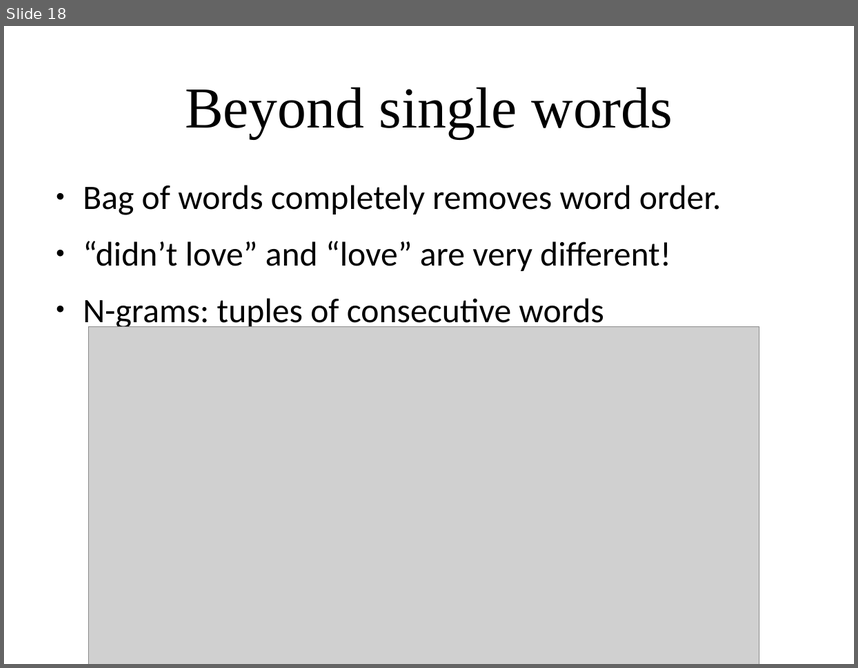
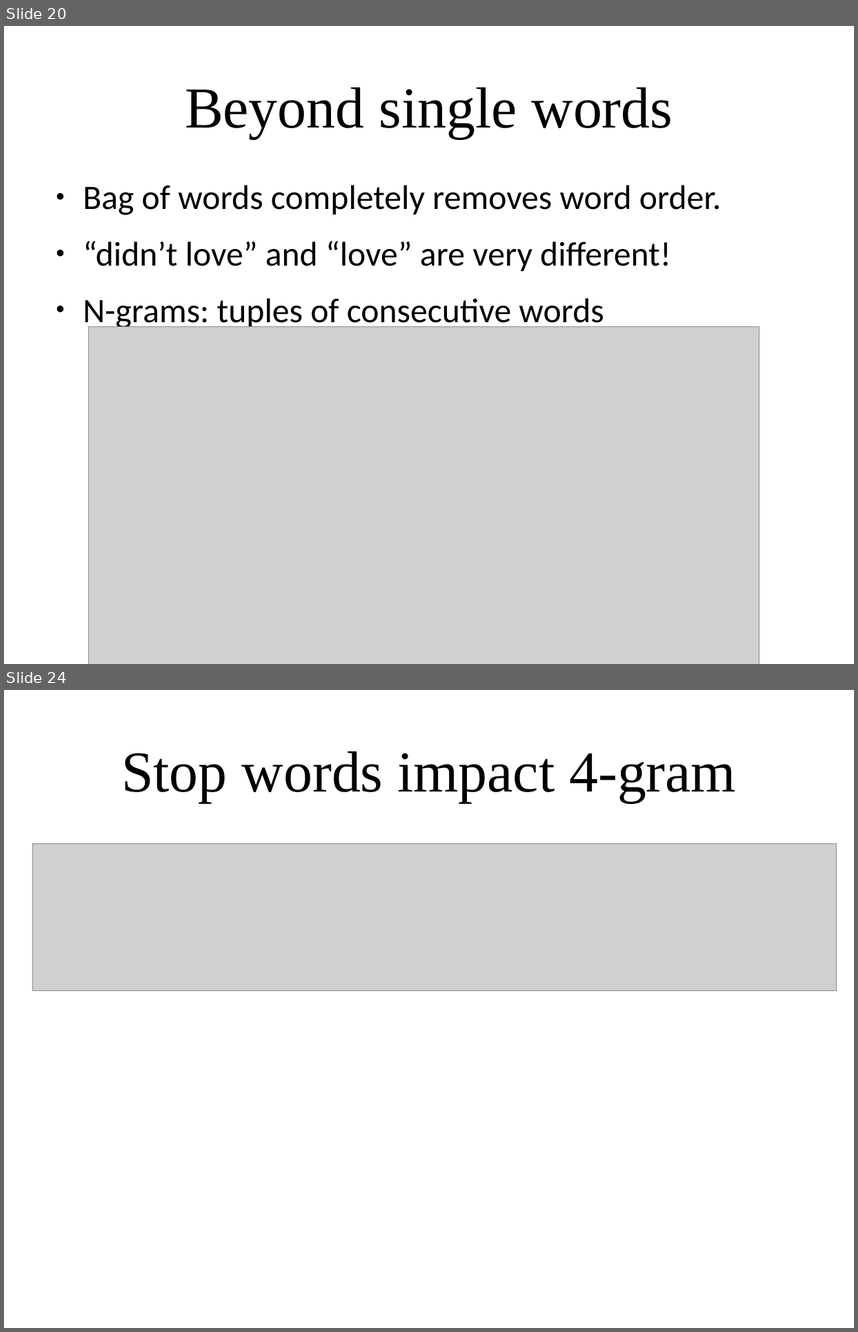
Before and after one commit to amueller/applied_ml_spring_2017, a slide deck: slides/aml-19-040317.odp. Shown one above the other, each under a label of ours: slide 18 before the commit, slides 20 and 24 after it; the slides between them are not shown. The pictures are 858x668 and 858x1332 pixels, drawn with LibreOffice and Linux fonts; fonts in the diff are those of the drawing; grey boxes stand for pictures. Boxes give left, top, right and bottom in pixels: in the first picture for what was removed or moved away, otherwise in the second. Text is boxed around its words. In the diff, an @@ line names an element or a change of style, - is before the commit and + after.

```diff
--- a/slides/aml-19-040317.odp
+++ b/slides/aml-19-040317.odp
@@ slide 24 added at <box>4,690,854,1328</box>, background #FFFFFF @@
@@ title added at <box>121,751,736,802</box>, 54 pt, text #000000 @@
+Stop words impact 4-gram
@@ picture added at <box>32,843,837,991</box> @@
@@ what was slide 18 is now slide 20 @@
```
Also in this commit, not shown: 2 slides changed, 23 other slides added, 6 slides removed, 2 other files.
